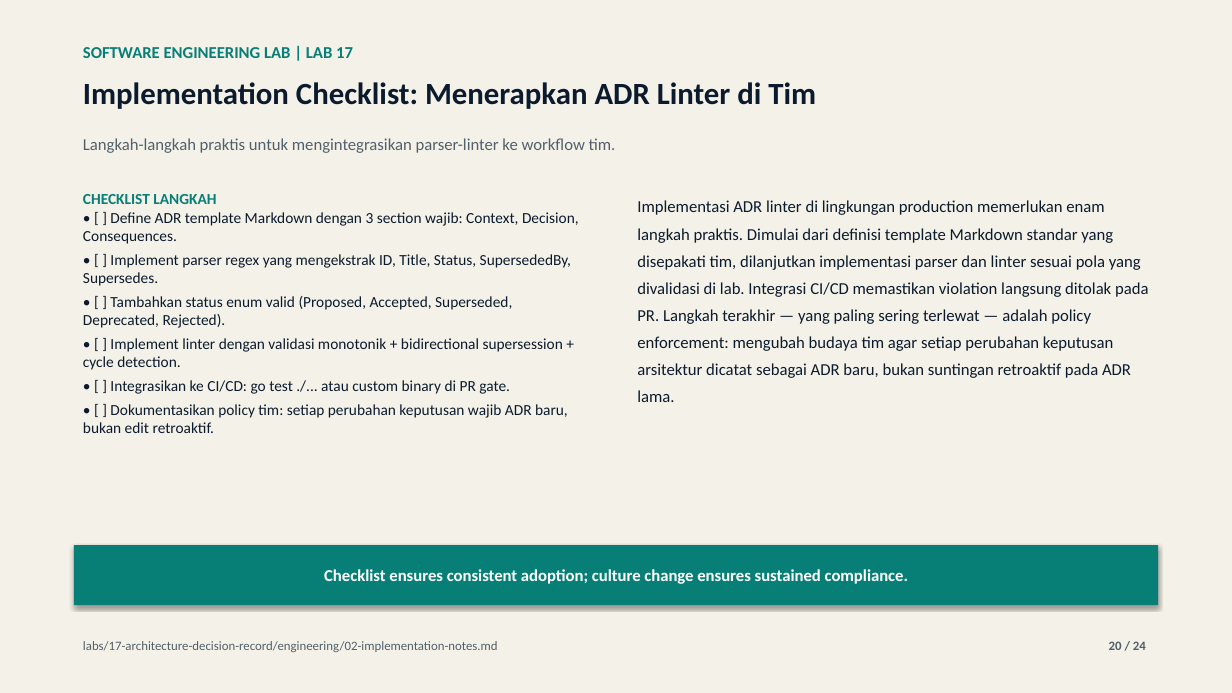
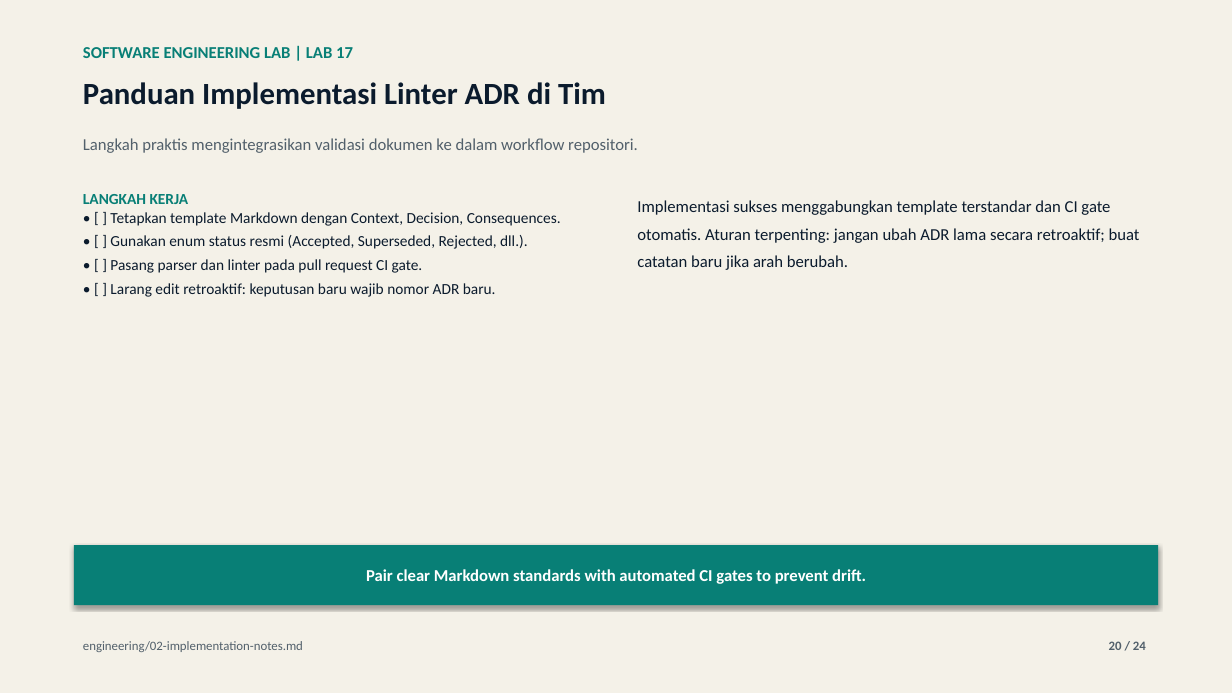
Before and after one commit to lukman-ss/software-engineering-lab, a slide deck: slide 20 of labs/17-architecture-decision-record/result/linkedin/lab-17-architecture-decision-record-carousel.pptx. Drawn at 1232x693 pixels with LibreOffice and Linux fonts; fonts in the diff are those of the drawing. Boxes give left, top, right and bottom in pixels: in the first picture for what was removed or moved away, otherwise in the second. Text is boxed around its words. In the diff, an @@ line names an element or a change of style, - is before the commit and + after.

```diff
--- a/labs/17-architecture-decision-record/result/linkedin/lab-17-architecture-decision-record-carousel.pptx
+++ b/labs/17-architecture-decision-record/result/linkedin/lab-17-architecture-decision-record-carousel.pptx
@@ text at <box>83,82,606,109</box>: text changed @@
-Implementation Checklist: Menerapkan ADR Linter di Tim
+Panduan Implementasi Linter ADR di Tim
@@ text at <box>83,138,638,153</box>: text changed @@
-Langkah-langkah praktis untuk mengintegrasikan parser-linter ke workflow tim.
+Langkah praktis mengintegrasikan validasi dokumen ke dalam workflow repositori.
@@ text at <box>83,194,561,297</box>: text changed @@
-CHECKLIST LANGKAH
-• [ ] Define ADR template Markdown dengan 3 section wajib: Context, Decision, Consequences.
-• [ ] Implement parser regex yang mengekstrak ID, Title, Status, SupersededBy, Supersedes.
-• [ ] Tambahkan status enum valid (Proposed, Accepted, Superseded, Deprecated, Rejected).
-• [ ] Implement linter dengan validasi monotonik + bidirectional supersession + cycle detection.
-• [ ] Integrasikan ke CI/CD: go test ./... atau custom binary di PR gate.
-• [ ] Dokumentasikan policy tim: setiap perubahan keputusan wajib ADR baru, bukan edit retroaktif.
+LANGKAH KERJA
+• [ ] Tetapkan template Markdown dengan Context, Decision, Consequences.
+• [ ] Gunakan enum status resmi (Accepted, Superseded, Rejected, dll.).
+• [ ] Pasang parser dan linter pada pull request CI gate.
+• [ ] Larang edit retroaktif: keputusan baru wajib nomor ADR baru.
@@ text at <box>637,200,1140,270</box>: text changed @@
-Implementasi ADR linter di lingkungan production memerlukan enam langkah praktis. Dimulai dari definisi template Markdown standar yang disepakati tim, dilanjutkan implementasi parser dan linter sesuai pola yang divalidasi di lab. Integrasi CI/CD memastikan violation langsung ditolak pada PR. Langkah terakhir — yang paling sering terlewat — adalah policy enforcement: mengubah budaya tim agar setiap perubahan keputusan arsitektur dicatat sebagai ADR baru, bukan suntingan retroaktif pada ADR lama.
+Implementasi sukses menggabungkan template terstandar dan CI gate otomatis. Aturan terpenting: jangan ubah ADR lama secara retroaktif; buat catatan baru jika arah berubah.
@@ text in rectangle at <box>366,569,866,584</box>: text changed @@
-Checklist ensures consistent adoption; culture change ensures sustained compliance.
+Pair clear Markdown standards with automated CI gates to prevent drift.
@@ text at <box>83,641,303,652</box>: text changed @@
-labs/17-architecture-decision-record/engineering/02-implementation-notes.md
+engineering/02-implementation-notes.md
```
Also in this commit, not shown: 21 other slides changed, 5 other files.
